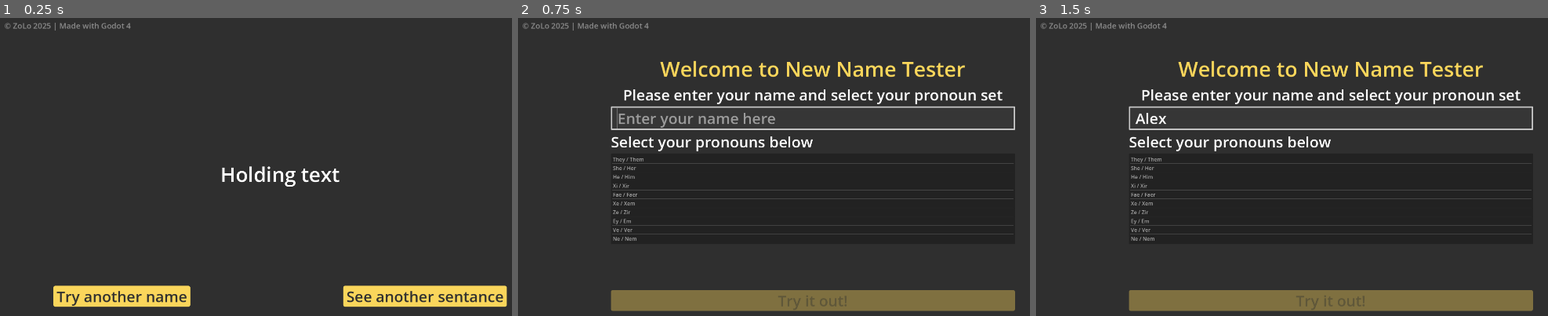
Above: before the commit, frames 1-3 (left to right).
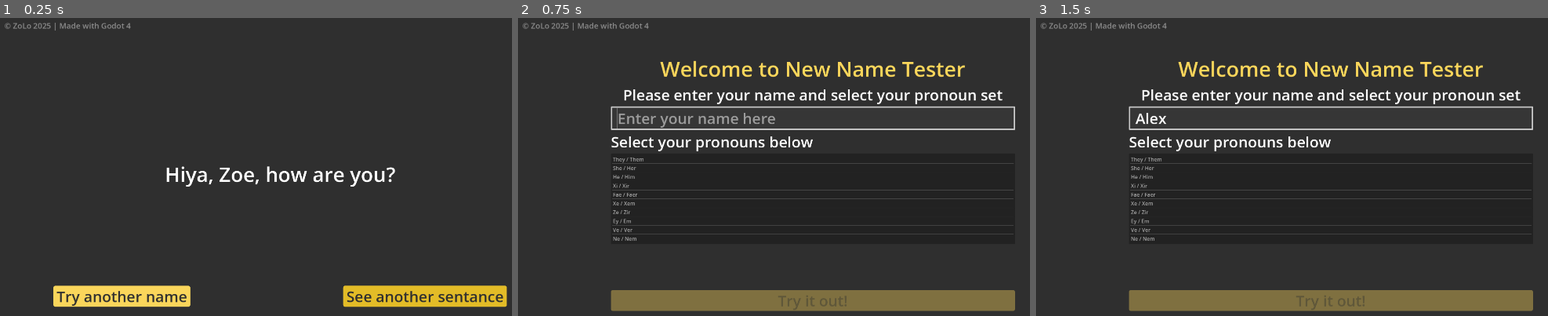
Above: after the commit, the same moments.

Repository: ZoeLocke/new-name-tester
Game: Godot game, scene res://tester.tscn
The game is run twice, just before and just after one commit, with the same random seed, the same clock (stepped at 60 frames per second) and the same inputs. This scene is started directly instead of the project's main scene.
Inputs (mouse positions are in pixels of both pictures, inside the frame that each line leads up to):
- Up to frame 1 (0.25 s): no input
- Up to frame 2 (0.75 s): click "Try another name" at 0.5 s
- Up to frame 3 (1.5 s): click (1332, 119) at 1.27 s; type "Alex" at 1.35 s

The runs differ from the first frame. In frame 1, 2.9% of the frame differs, in the area x 32-99%, y 49-97%; in frame 2, nothing differs; in frame 3, nothing differs.
Error before the commit: Invalid access to property or key '[]' on a base object of type 'Dictionary'. (res://tester.gd:12)

Commit message:
test texts are now able to randomly select pronouns based on the range selected by the user, so you can have mixed pronoun use in a single text, e.g 'have you met him, they're great'. This includes proper use of s after words like 'like' and is vs are

Diff:
--- a/globals.gd
+++ b/globals.gd
@@ -1,7 +1,7 @@
 extends Node
 
 var name_pick = "Zoe"
-var pronoun_pick = []
+var pronoun_pick = [0,2,6]
 #Pronouns dict - ID : {forms}
 const pronouns = {
 	0 : {
--- a/tester.gd
+++ b/tester.gd
@@ -1,41 +1,40 @@
 extends Control
 
 var strings = []
+var string_it = 0
+# Because they/them changes removes an s (she likes, they like) and switches is to are this toggle is used along with the random pronoun function to dictate when these changes are needed
+var they_switch = false
 
-var string_it = 0
+var user_name = Globals.name_pick
+# Subject = they
+var subject
+# Object = them
+var object
+# Possessive adjective = their
+var possessive_adj
+# Possessive pronoun = theirs
+var possessive_pro
+# Reflexive = themselves
+var reflexive
+# Common contraction = they're
+var common_cont
+# Incluse s = "" (if her then "she likes", so Include s would be "s", if they then "they like" so Include s would be "")
+var include_s
+# Verb = are (if her then "she is" so Verb would be "is", if they then "they are" so Verb would be "are")
+var verb
+# Verb contraction = aren't (if she then "isn't she" so Verb contraction would be isn't, if they then "aren't they" so Verb contraction would be "aren't")
+var verb_cont
+
 func _ready():
-	var pronoun_list = []
-
-
-	var user_name = Globals.name_pick
-	# Subject = they
-	var subject = Globals.pronouns[Globals.pronoun_pick]["subject"]
-	# Object = them
-	var object = Globals.pronouns[Globals.pronoun_pick]["object"]
-	# Possessive adjective = their
-	var possessive_adj = Globals.pronouns[Globals.pronoun_pick]["possessive_adj"]
-	# Possessive pronoun = theirs
-	var possessive_pro = Globals.pronouns[Globals.pronoun_pick]["possessive_pro"]
-	# Reflexive = themselves
-	var reflexive = Globals.pronouns[Globals.pronoun_pick]["reflexive"]
-	# Common contraction = they're
-	var common_cont = Globals.pronouns[Globals.pronoun_pick]["common_cont"]
-	# Incluse s = "" (if her then "she likes", so Include s would be "s", if they then "they like" so Include s would be "")
-	var include_s = Globals.pronouns[Globals.pronoun_pick]["include_s"]
-	# Verb = are (if her then "she is" so Verb would be "is", if they then "they are" so Verb would be "are")
-	var verb = Globals.pronouns[Globals.pronoun_pick]["verb"]
-	# Verb contraction = aren't (if she then "isn't she" so Verb contraction would be isn't, if they then "aren't they" so Verb contraction would be "aren't")
-	var verb_cont = Globals.pronouns[Globals.pronoun_pick]["verb_cont"]
-
 	strings = [
 		"Hiya, {0}, how are you?".format([user_name.capitalize()]),
-		"Hey, have you met {0}? {1} awesome!".format([user_name.capitalize(), common_cont.capitalize()]),
-		"This is {0}. {1} new here and I wanted {2} to meet some n …(80 unchanged characters)…  more!".format([user_name.capitalize(), common_cont.capitalize(), object, subject.capitalize(), include_s, verb, reflexive]),
-		"Hey, {0}, I hear you use {1}/{2}. I'll do my best to remember but please be patient with me.".format([user_name.capitalize(), subject, object]),
-		"That's {0} over there, {1} {2} amazing?!".format([user_name.capitalize(), verb_cont, subject]),
-		"Welcome, {0}. I made you a {1}/{2} badge but you don't have to wear it if you don't want to.".format([user_name.capitalize(), subject, object]),
-		"Ask {0}, {1} can tell you more; {2} an expert and {3} sure to be able to help.".format([user_name.capitalize(), subject, common_cont, verb]),
-		"Have you checked in on {0} recently? I haven't spoken to  …(117 unchanged characters)… u {5}.".format([user_name.capitalize(), object, common_cont, object, subject, reflexive])
+		"Hey, have you met {0}? {1} awesome!".format([user_name.capitalize(), pronoun_random("common_cont").capitalize()]),
+		"This is {0}. {1} new here and I wanted {2} to meet some n …(80 unchanged characters)…  more!".format([user_name.capitalize(), pronoun_random("common_cont").capitalize(), pronoun_random("object"), pronoun_random("subject").capitalize(), pronoun_random("include_s"), pronoun_random("verb"), pronoun_random("reflexive")]),
+		"Hey, {0}, I hear you use {1}/{2}. I'll do my best to remember but please be patient with me.".format([user_name.capitalize(), pronoun_random("subject"), pronoun_random("object")]),
+		"That's {0} over there, {1} {2} amazing?!".format([user_name.capitalize(), pronoun_random("verb_cont"), pronoun_random("subject")]),
+		"Welcome, {0}. I made you a {1}/{2} badge but you don't have to wear it if you don't want to.".format([user_name.capitalize(), pronoun_random("subject"), pronoun_random("object")]),
+		"Ask {0}, {1} can tell you more; {2} an expert and {3} sure to be able to help.".format([user_name.capitalize(), pronoun_random("subject"), pronoun_random("common_cont"), pronoun_random("verb")]),
+		"Have you checked in on {0} recently? I haven't spoken to  …(117 unchanged characters)… u {5}.".format([user_name.capitalize(), pronoun_random("object"), pronoun_random("common_cont"), pronoun_random("object"), pronoun_random("subject"), pronoun_random("reflexive")])
 		]
 
 	$VBoxContainer/Label.text = strings[string_it]
@@ -53,3 +52,37 @@
 		string_it = 0
 		$VBoxContainer/HBoxContainer/Restart.grab_focus()
 	$VBoxContainer/Label.text = strings[string_it]
+
+func pronoun_random(request):
+	randomize()
+	var pronoun_set = Globals.pronoun_pick.pick_random()
+	# pronoun_set 0 is they/them
+	they_switch = true if pronoun_set == 0 and request not in ["include_s","verb","verb_cont"] else false
+	print(they_switch)
+	var response
+
+	#--Return the requested pronoun type based on the pronoun_set picked at random from those selected at the point that this function is called
+	if request == "subject": response = Globals.pronouns[pronoun_set]["subject"]
+	# Object = them
+	if request == "object": response = Globals.pronouns[pronoun_set]["object"]
+	# Possessive adjective = their
+	if request == "possessive_adj": response = Globals.pronouns[pronoun_set]["possessive_adj"]
+	# Possessive pronoun = theirs
+	if request == "possessive_pro": response = Globals.pronouns[pronoun_set]["possessive_pro"]
+	# Reflexive = themselves
+	if request == "reflexive": response = Globals.pronouns[pronoun_set]["reflexive"]
+	# Common contraction = they're
+	if request == "common_cont": response = Globals.pronouns[pronoun_set]["common_cont"]
+
+	#--Return things like is if they_switch is false (the last used pronoun set was not they/them), or are if it was true (they last used set *was* they/them)
+	# Include s = "" (if her then "she likes", so Include s would be "s", if they then "they like" so Include s would be "")
+	if request == "include_s" and they_switch == true : response = ""
+	if request == "include_s" and they_switch == false : response = "s"
+	# Verb = are (if her then "she is" so Verb would be "is", if they then "they are" so Verb would be "are")
+	if request == "verb" and they_switch == true : response = "are"
+	if request == "verb" and they_switch == false : response = "is"
+	# Verb contraction = aren't (if she then "isn't she" so Verb contraction would be isn't, if they then "aren't they" so Verb contraction would be "aren't")
+	if request == "verb_cont" and they_switch == true : response = "aren't"
+	if request == "verb_cont" and they_switch == false : response = "isn't"
+
+	return response
